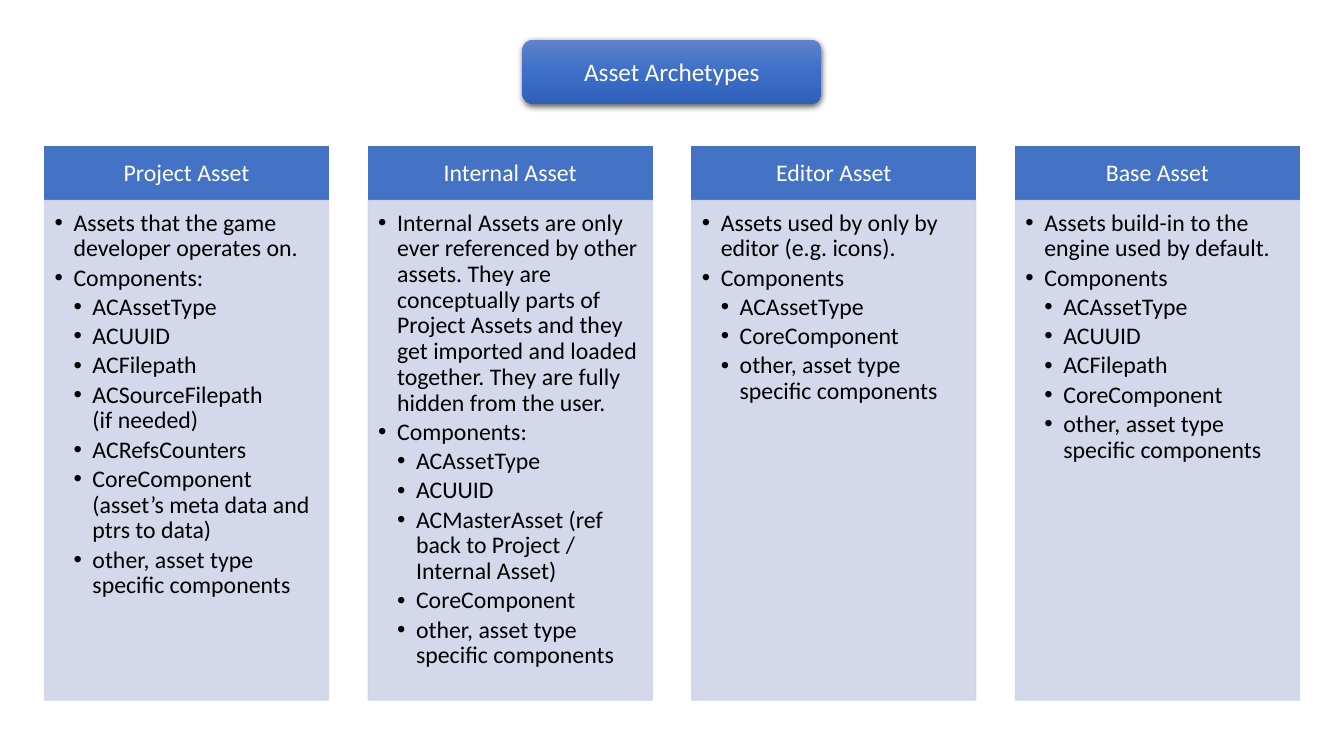
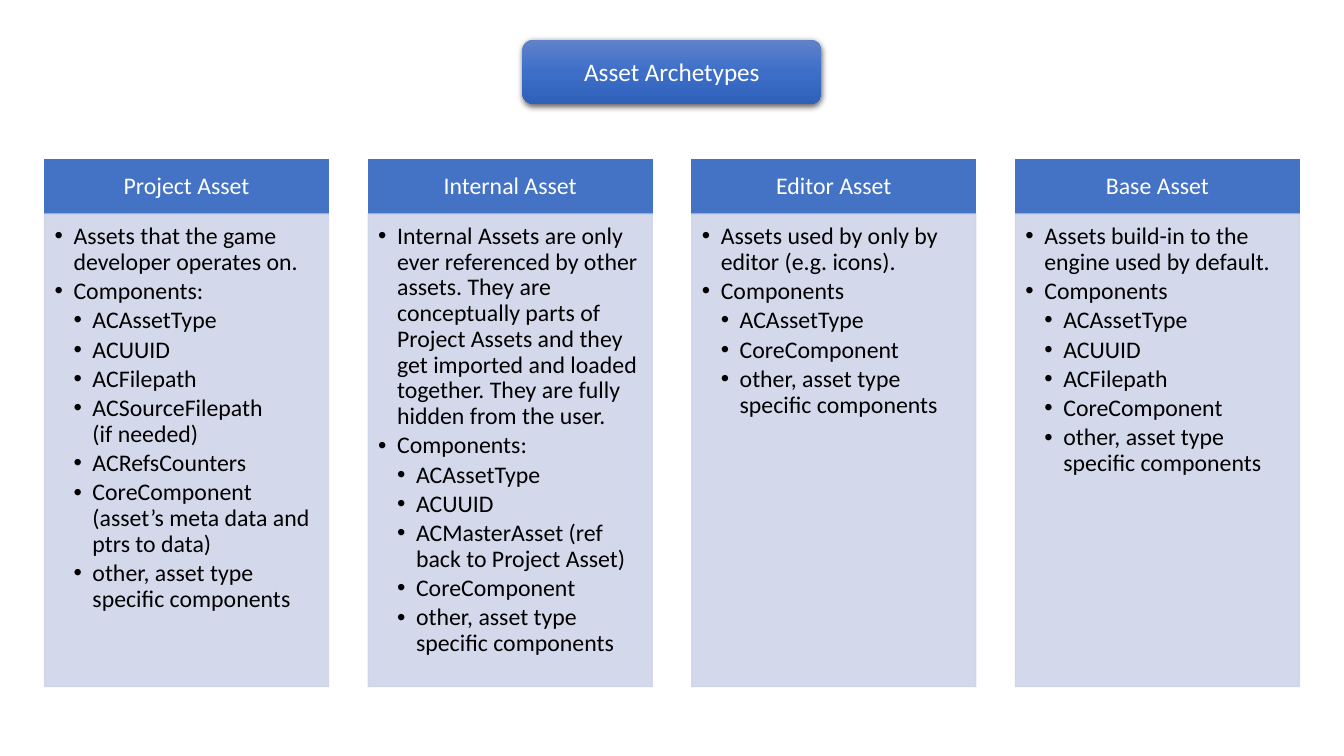
Before and after one commit to pawel-kaleta/FoolsEngine, a slide deck: slide 5 of Documentation/Asset Pipeline.pptx. Drawn at 1344x756 pixels with LibreOffice and Linux fonts; fonts in the diff are those of the drawing. Boxes give left, top, right and bottom in pixels: in the first picture for what was removed or moved away, otherwise in the second. Text is boxed around its words. In the diff, an @@ line names an element or a change of style, - is before the commit and + after.

Commit message:
Model serialization and bug fixing in model import and shading models specifications

```diff
--- a/Documentation/Asset Pipeline.pptx
+++ b/Documentation/Asset Pipeline.pptx
@@ 4 texts, 4 rectangles: place and size @@
-4 texts, 4 rectangles at [44,146,1300,201]
+4 texts, 4 rectangles at [44,160,1300,215]
@@ text "Assets that the game developer ...": place and size @@
-text "Assets that the game developer ..." at [74,214,309,597]
+text "Assets that the game developer ..." at [74,227,309,611]
@@ rectangle: place and size @@
-rectangle at [44,201,329,701]
+rectangle at [44,214,329,687]
@@ text "Internal Assets are only ever ...": place and size @@
-text "Internal Assets are only ever ..." at [397,214,637,667]
+text "Internal Assets are only ever ..." at [397,227,637,655]
@@ rectangle: place and size @@
-rectangle at [368,201,652,701]
+rectangle at [368,214,652,687]
@@ text "Assets used by only by ...": place and size @@
-text "Assets used by only by ..." at [721,214,938,403]
+text "Assets used by only by ..." at [721,227,938,417]
@@ rectangle: place and size @@
-rectangle at [692,201,976,701]
+rectangle at [692,214,976,687]
@@ text "Assets build-in to the engine ...": place and size @@
-text "Assets build-in to the engine ..." at [1044,214,1269,462]
+text "Assets build-in to the engine ..." at [1044,227,1269,475]
@@ rectangle: place and size @@
-rectangle at [1015,201,1300,701]
+rectangle at [1015,214,1300,687]
@@ text at [416,523,625,571]: text changed @@
-    • ACMasterAsset (ref back to Project / Internal Asset)
+    • ACMasterAsset (ref back to Project Asset)
```
Also in this commit, not shown: 2 other slides changed, 15 other files.
